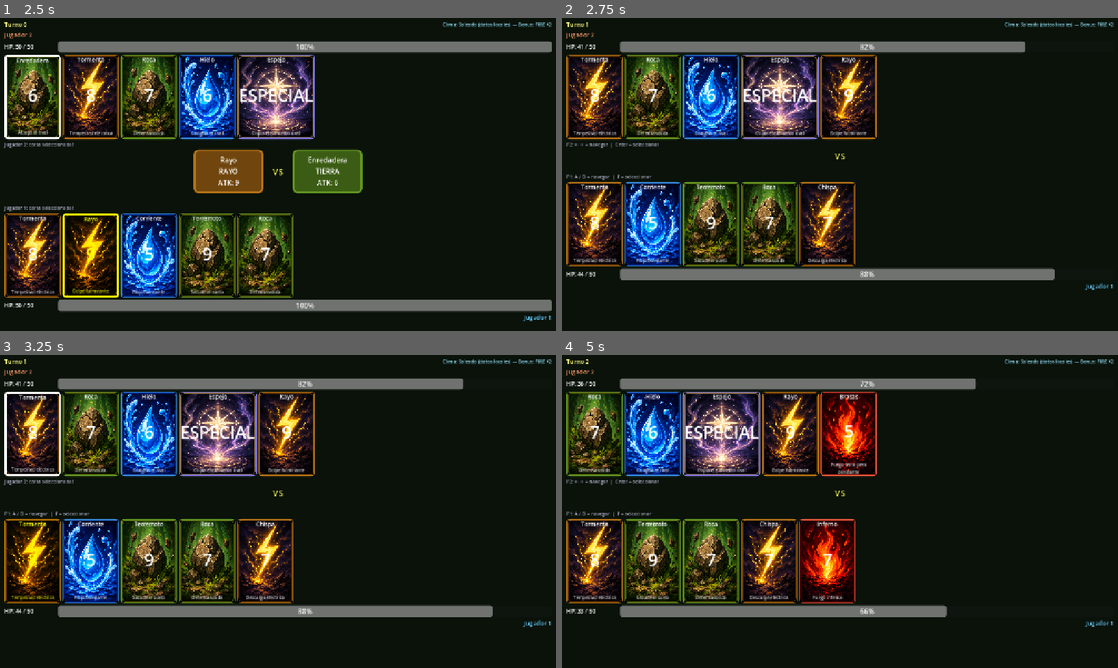
Above: before the commit, frames 1-4 (two rows, left to right).
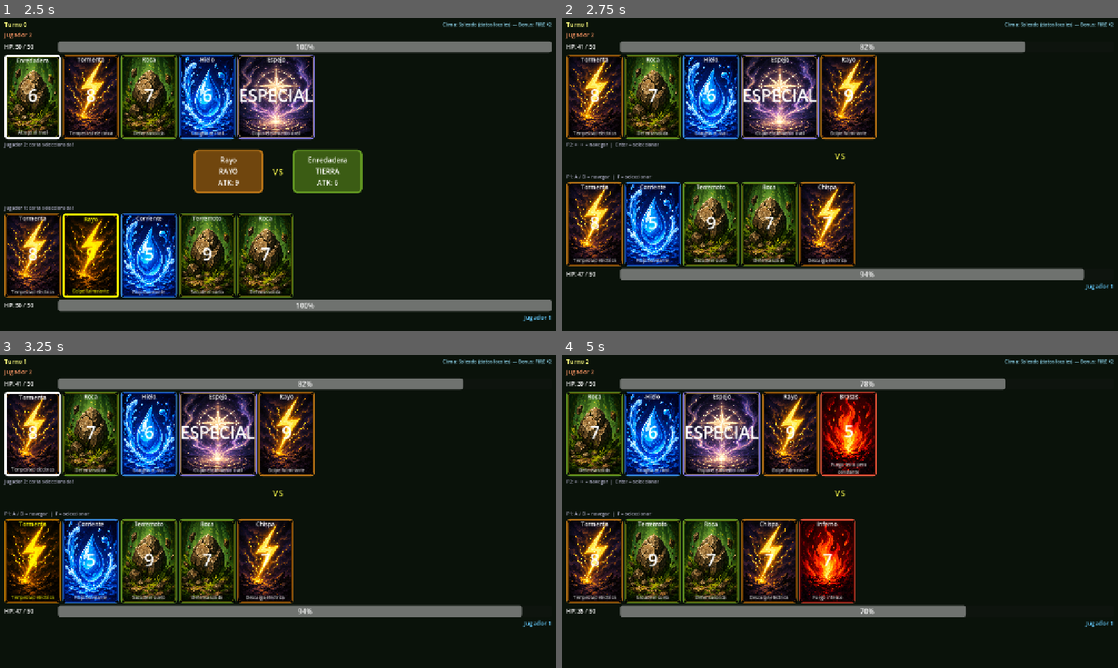
Above: after the commit, the same moments.

Repository: Leonardo2757/Elemental-Clash
Game: Godot game, scene res://scenes/Main.tscn
Two runs of this game, one before a commit and one after it. Both use one fixed random seed, a clock stepped at 60 frames per second and the inputs below.
Inputs (mouse positions are in pixels of both pictures, inside the frame that each line leads up to):
- Up to frame 1 (2.5 s): click "JUGAR" at 0.5 s; click "INICIAR PARTIDA" at 1.25 s; tap Enter at 2 s; move the mouse to (33, 96) at 2.02 s; hold D from 2.03 s (still down); tap F at 2.1 s; click (33, 96) at 2.17 s
- Up to frame 2 (2.75 s): keep holding D
- Up to frame 3 (3.25 s): release D at 2.78 s; hold A from 2.78 s (still down); tap Enter at 2.85 s; click (33, 433) at 2.92 s
- Up to frame 4 (5 s): tap Space at 3.5 s; move the mouse to (650, 433) at 3.52 s; release A at 3.53 s; hold D from 3.53 s (still down); tap Keypad Enter at 3.6 s; click (650, 433) at 3.67 s; tap Enter at 4.25 s; move the mouse to (712, 433) at 4.27 s; tap F at 4.35 s; click (712, 433) at 4.42 s

Frame 1 is identical in both runs. In frame 2, 0.2% of the frame differs, in the area x 3-94%, y 79-84%; in frame 3, 0.2%; in frame 4, 0.4%, in the area x 3-80%, y 7-84%.

Commit message:
Mecanicas de dmg

Diff:
--- a/Elemental-Clash-Game/scripts/DeckBuilder.gd
+++ b/Elemental-Clash-Game/scripts/DeckBuilder.gd
@@ -27,6 +27,6 @@
 	# Special (3)
 	deck.append(CardData.create("Espejo",     CardData.Element.SPECIAL, 0, CardData.SpecialType.MIRROR, "Copia el elemento rival"))
 	deck.append(CardData.create("Escudo",     CardData.Element.SPECIAL, 0, CardData.SpecialType.SHIELD, "Bloquea todo el danio"))
-	deck.append(CardData.create("Caos",       CardData.Element.SPECIAL, 5, CardData.SpecialType.STORM,  "Inflige 5 de danio fijo"))
+	deck.append(CardData.create("Caos",       CardData.Element.SPECIAL, 10, CardData.SpecialType.STORM,  "Inflige 10 de danio fijo"))
 	deck.shuffle()
 	return deck
--- a/Elemental-Clash-Game/scripts/GameManager.gd
+++ b/Elemental-Clash-Game/scripts/GameManager.gd
@@ -143,21 +143,38 @@
 	if c2.special_type == CardData.SpecialType.STORM: dmg2 = 5
 
 	# --- elemental advantage ---
-	var c1_bonus := 0
-	var c2_bonus := 0
-	if ADVANTAGE.has(c1_eff) and ADVANTAGE[c1_eff]["beats"] == c2_eff:
-		c1_bonus = BONUS_DAMAGE
-	if ADVANTAGE.has(c2_eff) and ADVANTAGE[c2_eff]["beats"] == c1_eff:
-		c2_bonus = BONUS_DAMAGE
+	# --- elemental advantage ---
+	var same_element = c1_eff == c2_eff
+
+	var final_dmg1: int
+	var final_dmg2: int
+
+	if same_element:
+		# Mismo elemento: daño reducido a la mitad para ambos
+		final_dmg1 = int(dmg1 * 0.5)
+		final_dmg2 = int(dmg2 * 0.5)
+	else:
+		# Ventaja elemental: 150% del daño al que gana
+		if ADVANTAGE.has(c1_eff) and ADVANTAGE[c1_eff]["beats"] == c2_eff:
+			final_dmg1 = int(dmg1 * 1.5)
+		else:
+			final_dmg1 = dmg1
+
+		if ADVANTAGE.has(c2_eff) and ADVANTAGE[c2_eff]["beats"] == c1_eff:
+			final_dmg2 = int(dmg2 * 1.5)
+		else:
+			final_dmg2 = dmg2
 
 	# --- weather bonus ---
 	var wb_str = CardData.Element.keys()[c1_eff] if CardData.Element.keys().size() > int(c1_eff) else ""
-	if wb_str == weather_bonus_element: c1_bonus += weather_bonus_dmg
+	if wb_str == weather_bonus_element: final_dmg1 += weather_bonus_dmg
 	wb_str = CardData.Element.keys()[c2_eff] if CardData.Element.keys().size() > int(c2_eff) else ""
-	if wb_str == weather_bonus_element: c2_bonus += weather_bonus_dmg
-
-	var final_dmg1 = dmg1 + c1_bonus
-	var final_dmg2 = dmg2 + c2_bonus
+	if wb_str == weather_bonus_element: final_dmg2 += weather_bonus_dmg
+
+	if final_dmg1 > final_dmg2:
+		final_dmg2 = int(final_dmg2 * 0.5)
+	elif final_dmg2 > final_dmg1:
+		final_dmg1 = int(final_dmg1 * 0.5)
 
 	# --- apply shields ---
 	var dmg_to_p2 = 0 if p2_shielded else final_dmg1
@@ -175,8 +192,6 @@
 		"dmg_p2_dealt": final_dmg2,
 		"dmg_to_p1":    dmg_to_p1,
 		"dmg_to_p2":    dmg_to_p2,
-		"c1_bonus":     c1_bonus,
-		"c2_bonus":     c2_bonus,
 		"p1_shielded":  p1_shielded,
 		"p2_shielded":  p2_shielded,
 		"round_winner": winner_player
